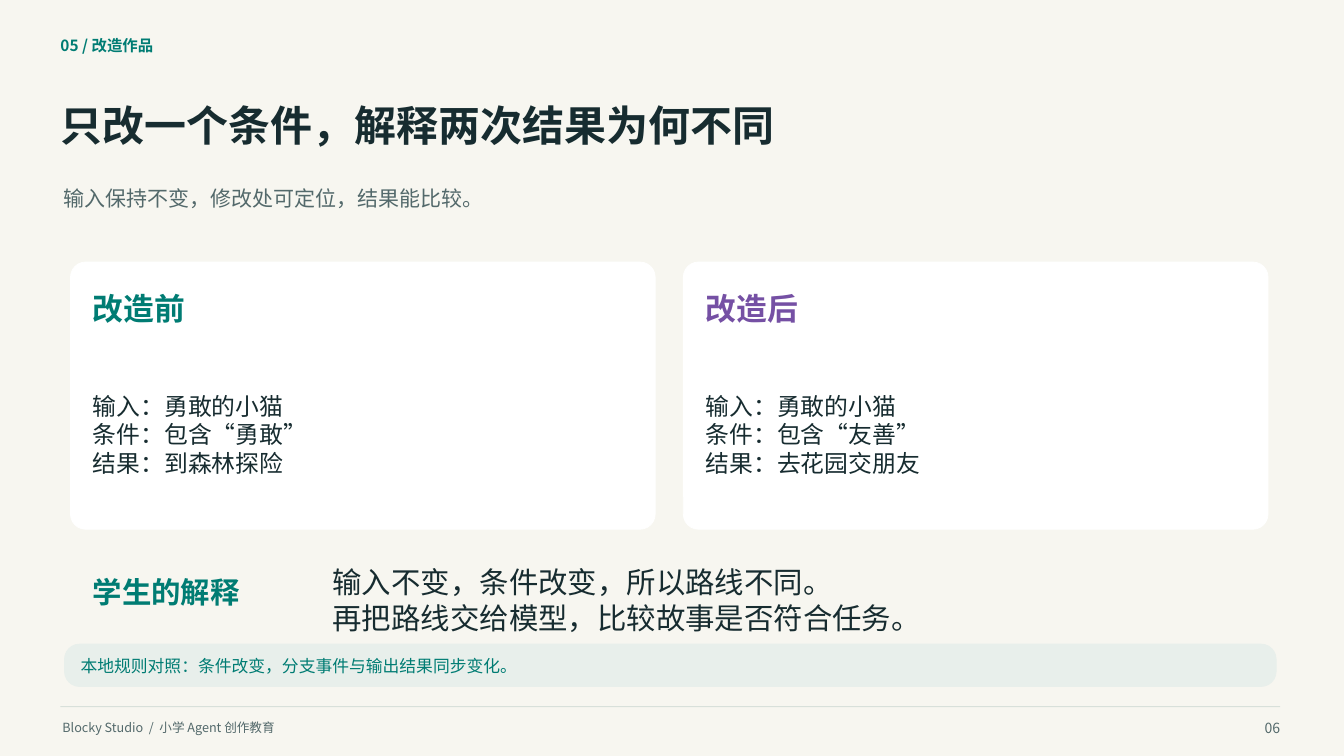
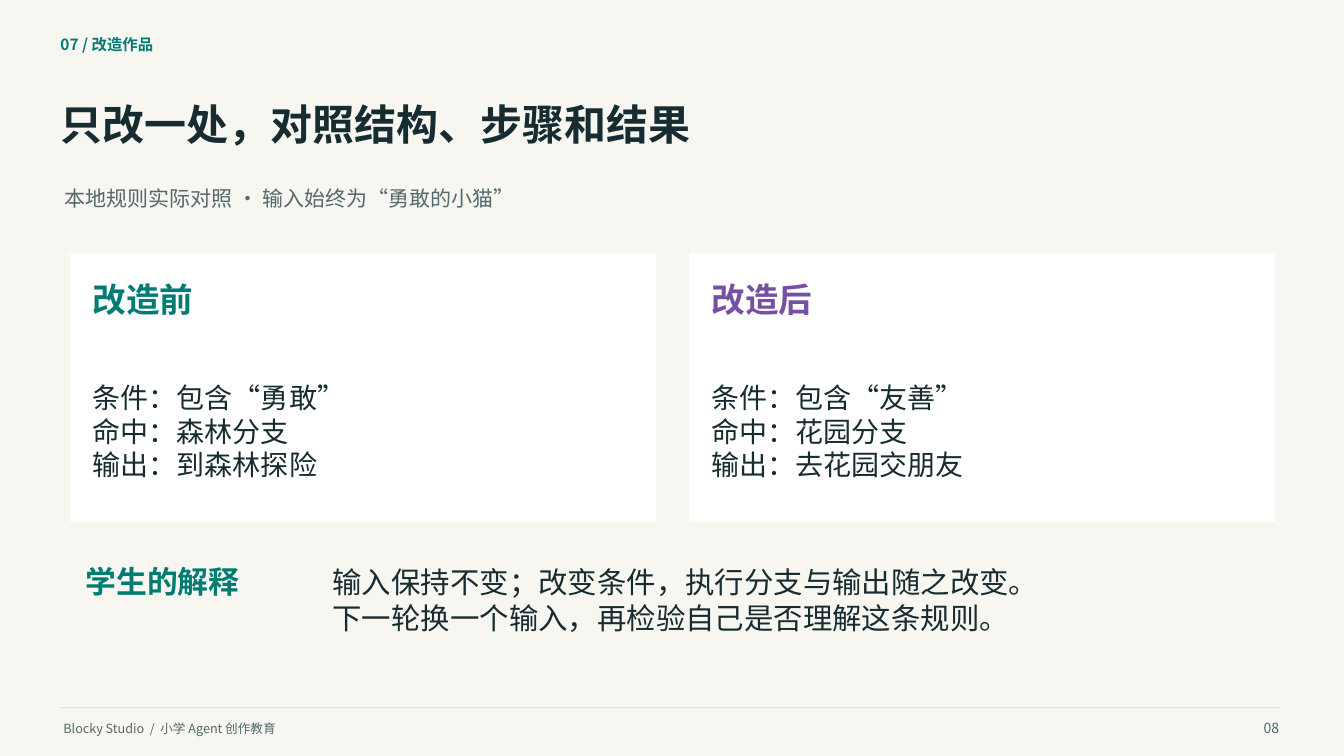
Before and after one commit to q2955161835-debug/Blocky-AI, a slide deck: slide 8 of doc/交付/2026-10-03-答辩与商业计划书/Blocky-Studio-小学Agent创作教育-2026-10-03.pptx (slide 6 before the commit). Drawn at 1344x756 pixels with LibreOffice and Linux fonts; fonts in the diff are those of the drawing. Boxes give left, top, right and bottom in pixels: in the first picture for what was removed or moved away, otherwise in the second. Text is boxed around its words. In the diff, an @@ line names an element or a change of style, - is before the commit and + after.

```diff
--- a/doc/交付/2026-10-03-答辩与商业计划书/Blocky-Studio-小学Agent创作教育-2026-10-03.pptx
+++ b/doc/交付/2026-10-03-答辩与商业计划书/Blocky-Studio-小学Agent创作教育-2026-10-03.pptx
@@ text at (x1=60, y1=37, x2=154, y2=52): text changed @@
-05 / 改造作品
+07 / 改造作品
@@ text at (x1=60, y1=104, x2=690, y2=146): text changed @@
-只改一个条件，解释两次结果为何不同
+只改一处，对照结构、步骤和结果
@@ text removed at (x1=63, y1=188, x2=483, y2=208) @@
-输入保持不变，修改处可定位，结果能比较。
@@ text added at (x1=64, y1=188, x2=515, y2=208), 15 pt, text #53696B @@
+本地规则实际对照 · 输入始终为“勇敢的小猫”
@@ rounded rectangle removed at (x1=71, y1=262, x2=655, y2=529) @@
@@ rectangle added at (x1=71, y1=254, x2=655, y2=521), fill #FFFFFF, outline #FFFFFF 1 pt @@
@@ rounded rectangle removed at (x1=684, y1=262, x2=1268, y2=529) @@
@@ rectangle added at (x1=690, y1=254, x2=1274, y2=521), fill #FFFFFF, outline #FFFFFF 1 pt @@
@@ text "改造前" moved from (x1=93, y1=293, x2=185, y2=323) to (x1=93, y1=283, x2=194, y2=315) @@
@@ text "改造前" at (x1=93, y1=283, x2=194, y2=315): size 22 to 24 pt @@
@@ text "改造后" at (x1=712, y1=283, x2=813, y2=315): size 22 to 24 pt @@
@@ text "改造后" moved from (x1=706, y1=294, x2=798, y2=323) to (x1=712, y1=283, x2=813, y2=315) @@
@@ text at (x1=93, y1=384, x2=345, y2=411): size 17 to 20 pt in "条件：包含“勇敢”" @@
@@ text at (x1=712, y1=384, x2=964, y2=411): size 17 to 20 pt in "条件：包含“友善”" @@
@@ text at (x1=93, y1=395, x2=284, y2=417): paragraph removed @@
-输入：勇敢的小猫
@@ text at (x1=93, y1=418, x2=317, y2=478): text changed; size 17 to 20 pt @@
-结果：到森林探险
+命中：森林分支
+输出：到森林探险
@@ text at (x1=706, y1=395, x2=897, y2=417): paragraph removed @@
-输入：勇敢的小猫
@@ text at (x1=712, y1=418, x2=964, y2=478): text changed; size 17 to 20 pt @@
-结果：去花园交朋友
+命中：花园分支
+输出：去花园交朋友
@@ text "学生的解释" moved from (x1=93, y1=578, x2=240, y2=606) to (x1=86, y1=566, x2=240, y2=596) @@
@@ text "学生的解释" at (x1=86, y1=566, x2=240, y2=596): size 21 to 22 pt @@
@@ text at (x1=333, y1=568, x2=1039, y2=632): text changed @@
-输入不变，条件改变，所以路线不同。
-再把路线交给模型，比较故事是否符合任务。
+输入保持不变；改变条件，执行分支与输出随之改变。
+下一轮换一个输入，再检验自己是否理解这条规则。
@@ rounded rectangle removed at (x1=65, y1=644, x2=1276, y2=687) @@
@@ text removed at (x1=81, y1=658, x2=517, y2=674) @@
-本地规则对照：条件改变，分支事件与输出结果同步变化。
@@ text at (x1=1264, y1=722, x2=1280, y2=733): text changed @@
-06
+08
```
Also in this commit, not shown: 5 other slides changed, 29 slides added, 11 slides removed, 35 other files.
